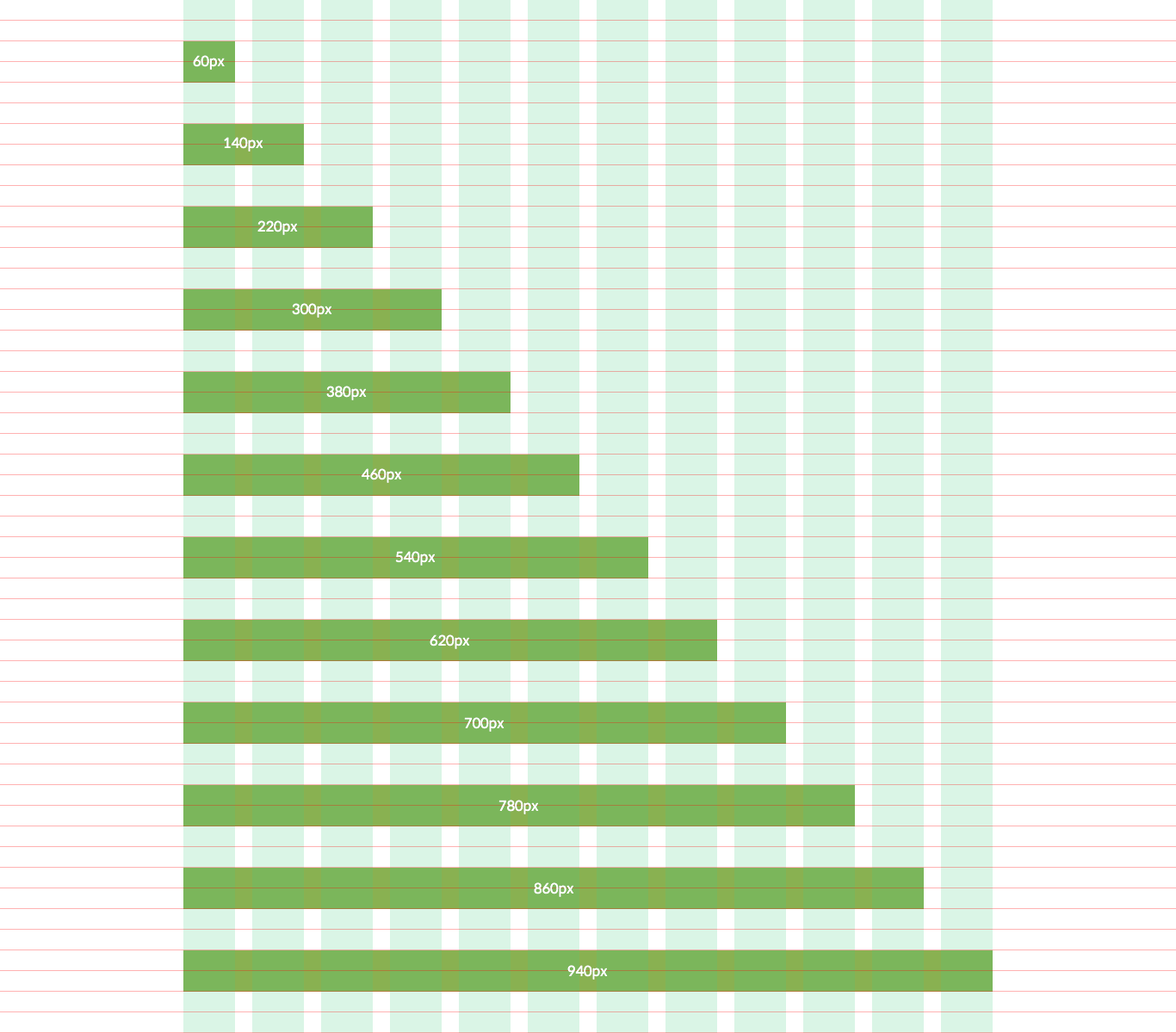
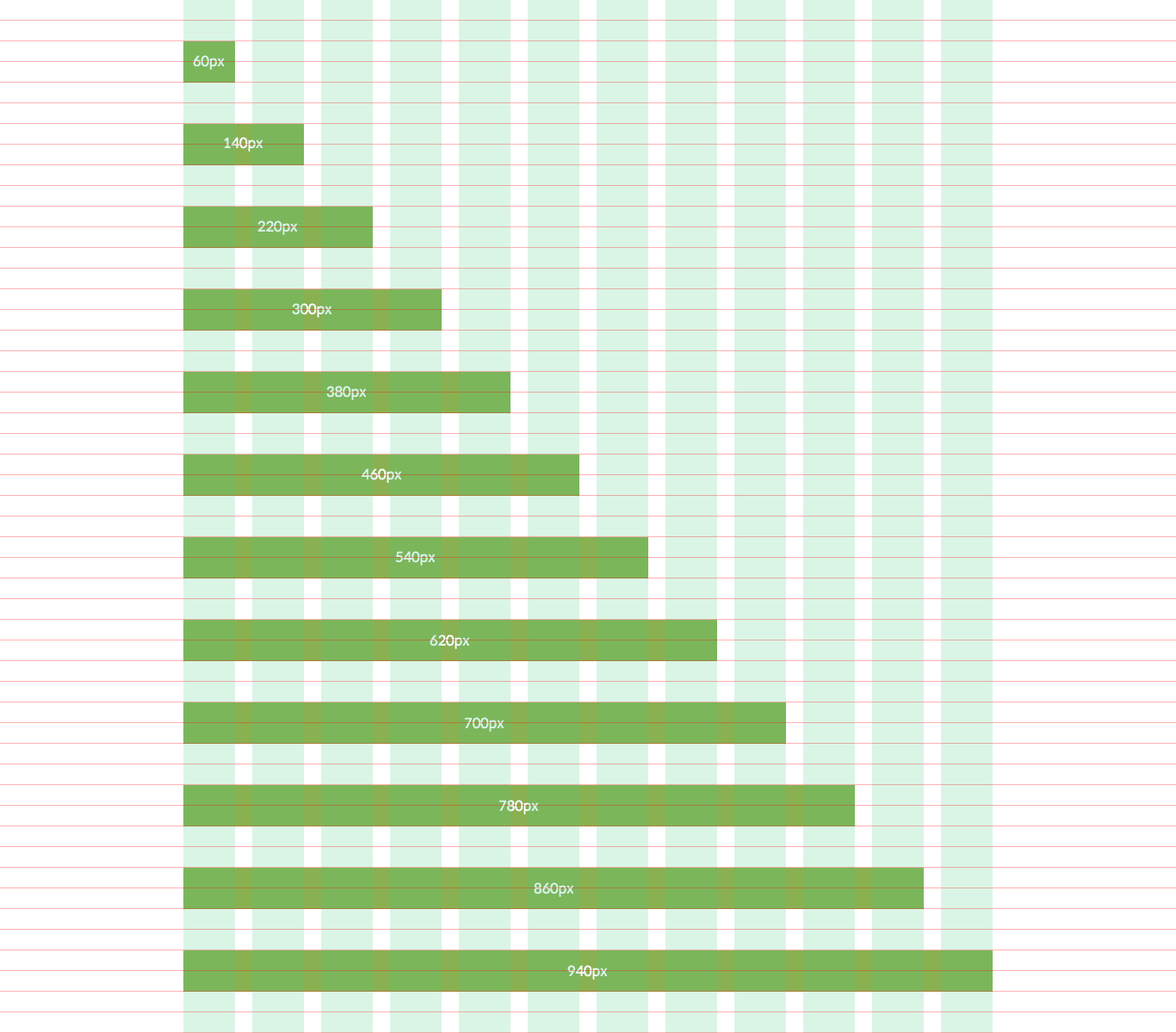
Revision of a layered w=1176, h=1033 image; what changed, layer by layer:
added group ".col-11" with 2 layers in group "Using Grid System box" over [533, 882, 575, 898]
moved "860px" into group ".col-11" over [533, 882, 575, 898]
renamed "60 x 11 + {20 x(11-1)} : .col-1" to "60 x 11 + {20 x(11-1)} : .col-11", moved it into group ".col-11" over [533, 882, 575, 898]
added group ".col-10" with 2 layers in group "Using Grid System box" over [498, 799, 540, 813]
moved "780px" into group ".col-10" over [498, 799, 540, 813]
renamed "60 x 10 + {20 x(10-1)} : .col-1" to "60 x 10 + {20 x(10-1)} : .col-10", moved it into group ".col-10" over [498, 799, 540, 813]
added group ".col-9" with 2 layers in group "Using Grid System box" over [464, 717, 505, 732]
moved "700px" into group ".col-9" over [464, 717, 505, 732]
renamed "60 x 9 + {20 x(9-1)} : .col-1" to "60 x 9 + {20 x(9-1)} : .col-9", moved it into group ".col-9" over [464, 717, 505, 732]
added group ".col-8" with 2 layers in group "Using Grid System box" over [429, 634, 471, 647]
added group ".col-7" with 2 layers in group "Using Grid System box" over [395, 551, 436, 566]
moved "540px" into group ".col-7" over [395, 551, 436, 566]
renamed "60 x 7 + {20 x(7-1)} : .col-1" to "60 x 7 + {20 x(7-1)} : .col-7", moved it into group ".col-7" over [395, 551, 436, 566]
added group ".col-5" with 2 layers in group "Using Grid System box" over [326, 385, 367, 401]
moved "380px" into group ".col-5" over [326, 385, 367, 401]
renamed "60 x 5 + {20 x(5-1)} : .col-1" to "60 x 5 + {20 x(5-1)} : .col-5", moved it into group ".col-5" over [326, 385, 367, 401]
added group ".col-3" with 2 layers in group "Using Grid System box" over [257, 220, 298, 236]
moved "220px" into group ".col-3" over [257, 220, 298, 236]
renamed "60 x 3 + {20 x(3-1)} : .col-1" to "60 x 3 + {20 x(3-1)} : .col-3", moved it into group ".col-3" over [257, 220, 298, 236]
…and 17 more changes (5 added, 5 renamed, 12 stack)
